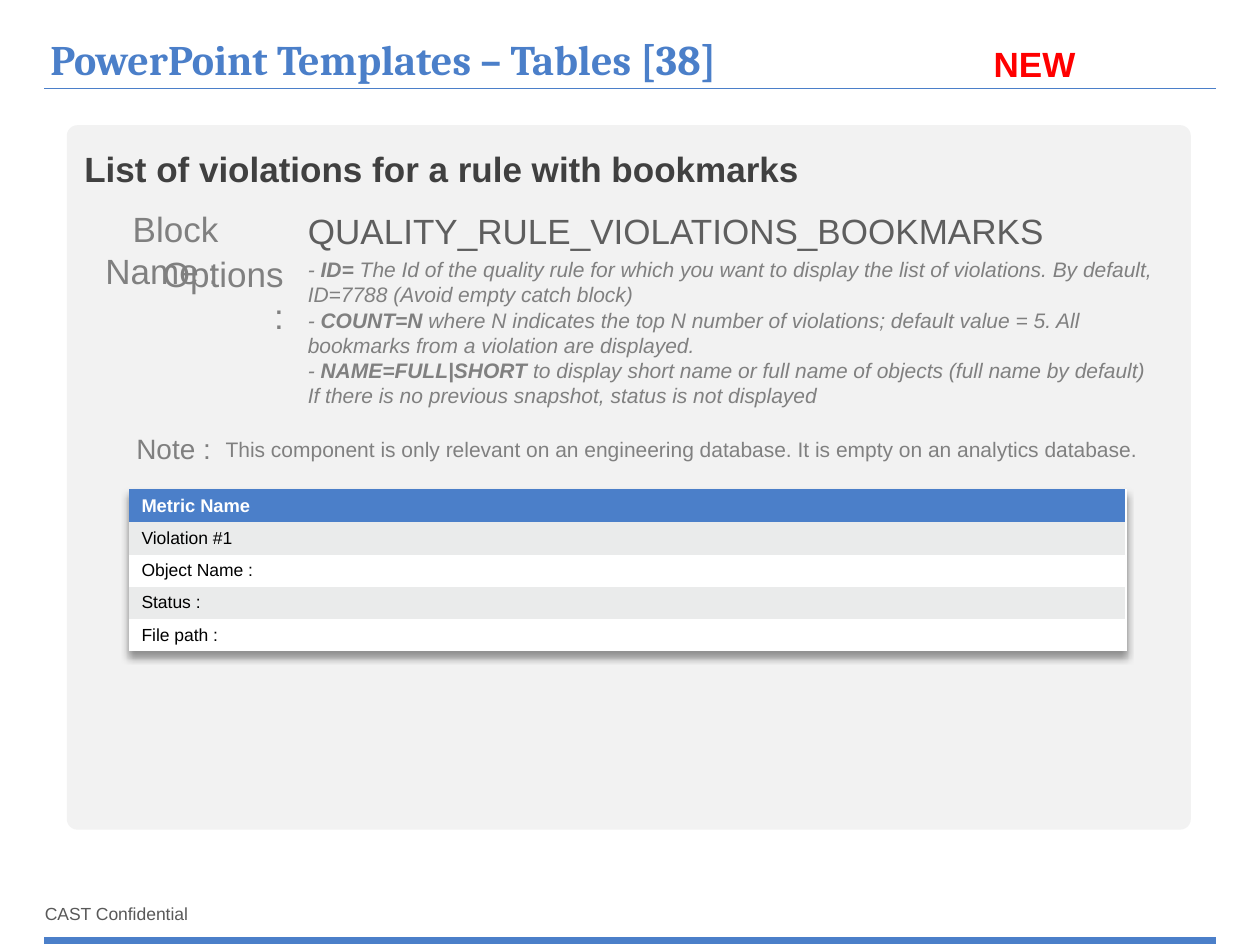
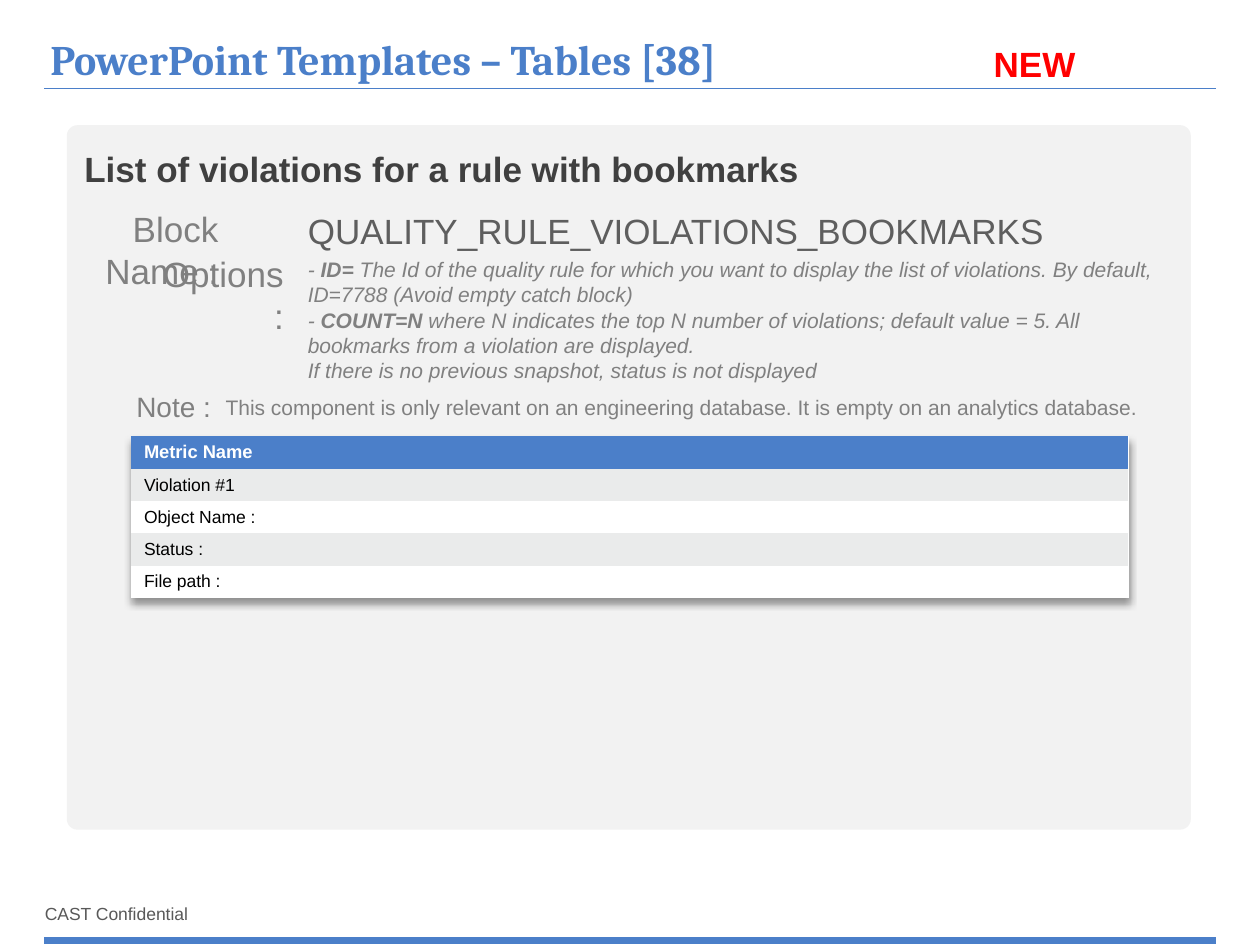
Before and after one commit to CAST-projects/ReportGenerator, a slide deck: slide 69 of CastReporting.Reporting/TemplatesFiles/1- Powerpoint-components-library.pptx. Drawn at 1260x945 pixels with LibreOffice and Linux fonts; fonts in the diff are those of the drawing; background and template pictures are left out. Boxes give left, top, right and bottom in pixels: in the first picture for what was removed or moved away, otherwise in the second. Text is boxed around its words. In the diff, an @@ line names an element or a change of style, - is before the commit and + after.

Commit message:
REPORTGEN-353, REPORTGEN-354 : improve metrics type management for displaying path and code when there is no bookmarks

```diff
--- a/CastReporting.Reporting/TemplatesFiles/1- Powerpoint-components-library.pptx
+++ b/CastReporting.Reporting/TemplatesFiles/1- Powerpoint-components-library.pptx
@@ text "Note :": place and size @@
-text "Note :" at bbox=[136, 440, 195, 459]
+text "Note :" at bbox=[136, 398, 195, 417]
@@ text "This component is only relevant ...": place and size @@
-text "This component is only relevant ..." at bbox=[226, 442, 1137, 462]
+text "This component is only relevant ..." at bbox=[226, 400, 1137, 419]
@@ text at bbox=[321, 363, 1145, 383]: paragraph removed @@
-- NAME=FULL|SHORT to display short name or full name of objects (full name by default)
@@ table: place and size @@
-table at bbox=[129, 489, 1125, 658]
+table at bbox=[131, 436, 1128, 605]
```
Also in this commit, not shown: 19 other slides changed, 19 other files.
